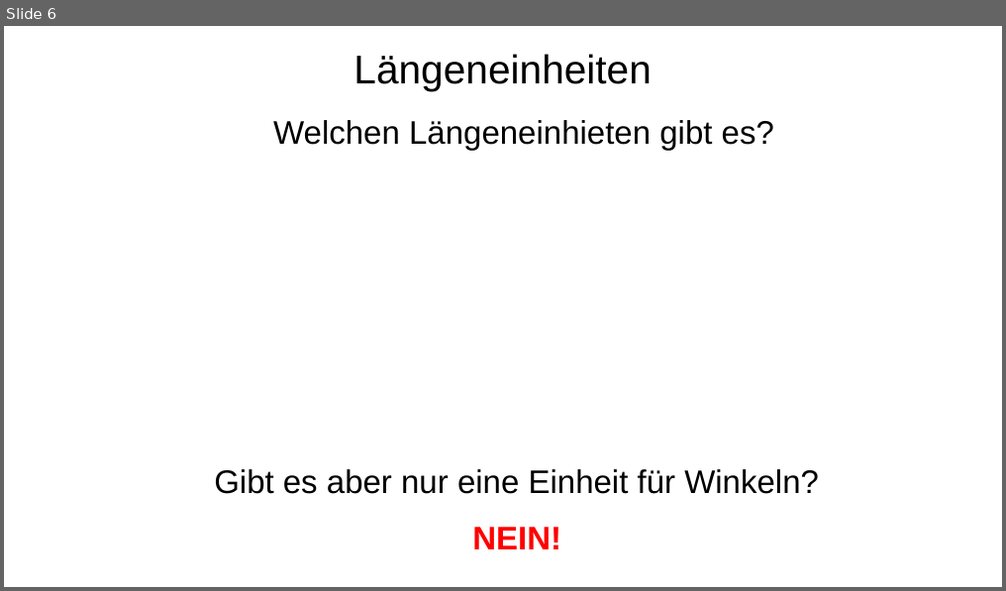
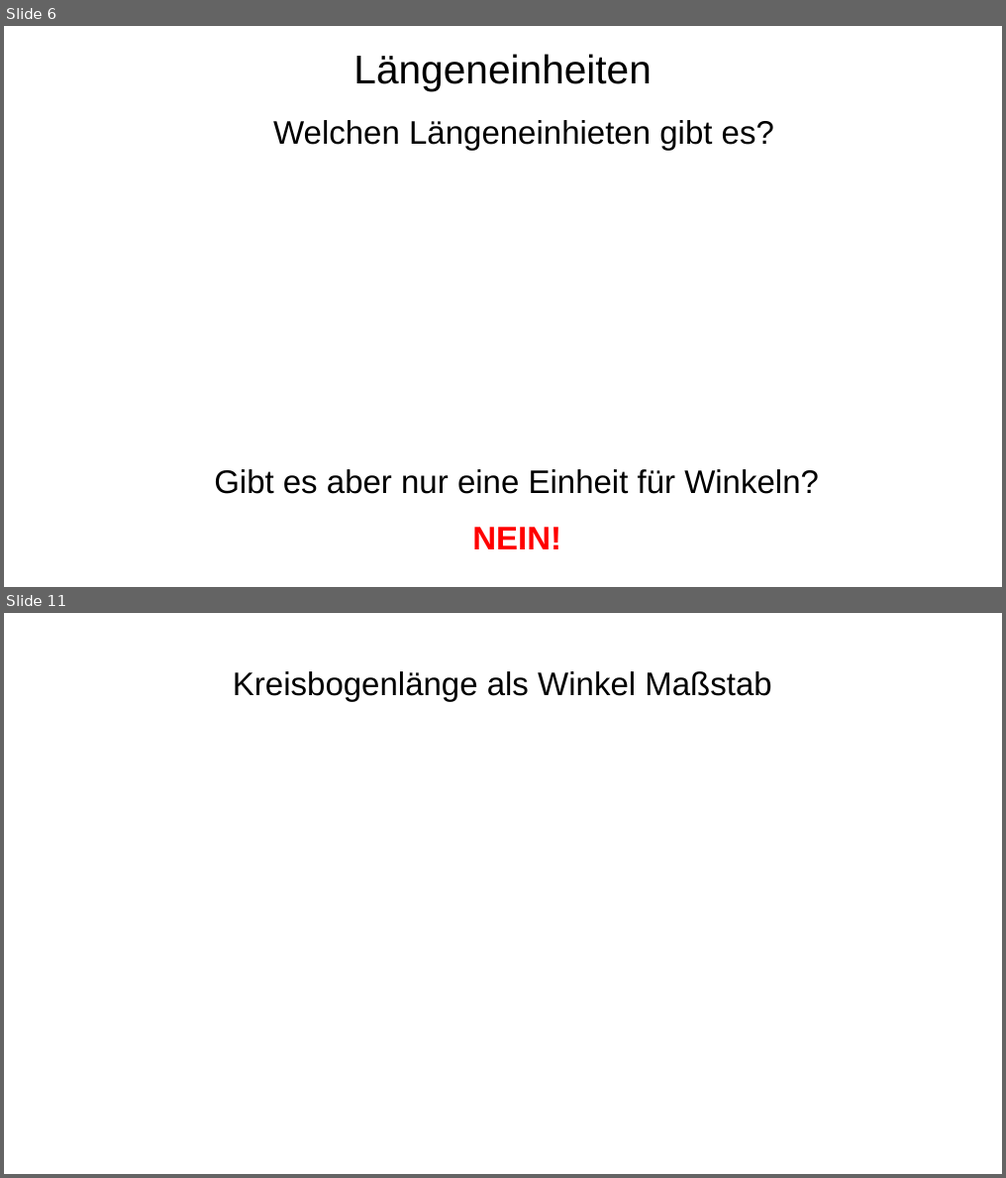
Before and after one commit to bearums/teaching, a slide deck: B5/Mathe/2024/D12/Sinus_funktion/02/pres.odp. Shown one above the other, each under a label of ours: slide 6 before the commit, slides 6 and 11 after it; the slides between them are not shown. The pictures are 1006x591 and 1006x1178 pixels, drawn with LibreOffice and Linux fonts; fonts in the diff are those of the drawing. Boxes give left, top, right and bottom in pixels: in the first picture for what was removed or moved away, otherwise in the second. Text is boxed around its words. In the diff, an @@ line names an element or a change of style, - is before the commit and + after.

```diff
--- a/B5/Mathe/2024/D12/Sinus_funktion/02/pres.odp
+++ b/B5/Mathe/2024/D12/Sinus_funktion/02/pres.odp
@@ slide 11 added at bbox=[4, 613, 1002, 1174], background #FFFFFF @@
@@ title added at bbox=[233, 671, 771, 701], 26 pt, text #000000 @@
+Kreisbogenlänge als Winkel Maßstab
```
Also in this commit, not shown: 2 slides changed, 8 other slides added, 5 slides removed, 10 other files.
